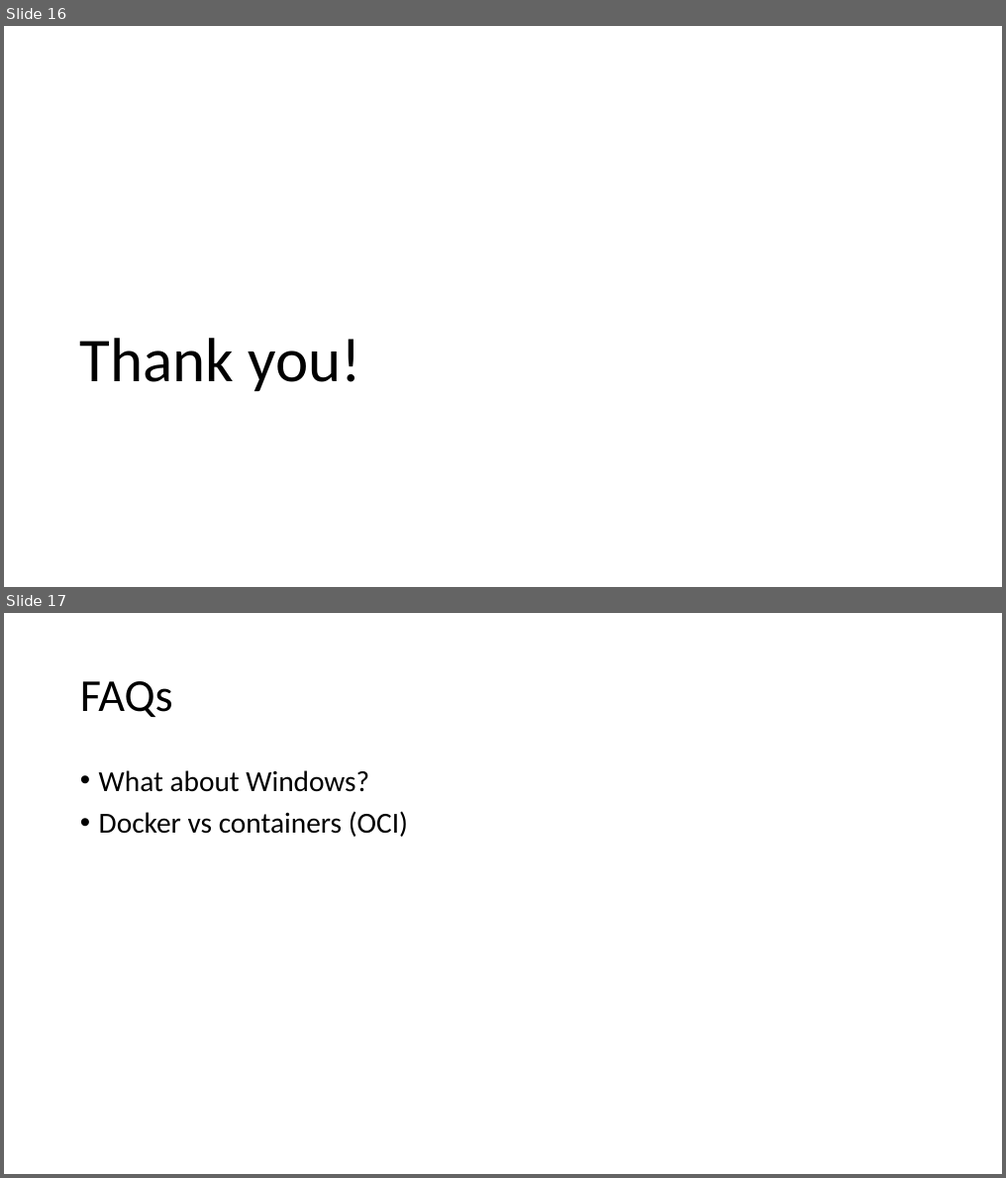
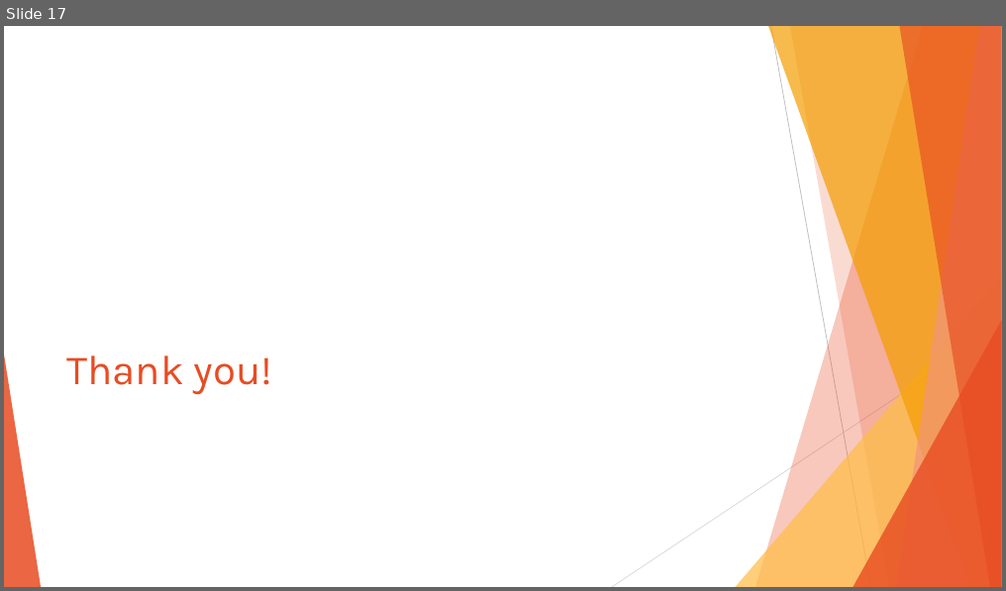
Before and after one commit to Ezekiel-DA/containerization_example, a slide deck: Containerization as an Open Science tool.pptx. Shown one above the other, each under a label of ours: slides 16 and 17 before the commit, slide 17 after it. The pictures are 1006x1178 and 1006x591 pixels, drawn with LibreOffice and Linux fonts; fonts in the diff are those of the drawing. Boxes give left, top, right and bottom in pixels: in the first picture for what was removed or moved away, otherwise in the second. Text is boxed around its words. In the diff, an @@ line names an element or a change of style, - is before the commit and + after.

```diff
--- a/Containerization as an Open Science tool.pptx
+++ b/Containerization as an Open Science tool.pptx
@@ slide 17 removed at (4,613,1002,1174), background #FFFFFF @@
@@ title removed at (80,681,173,717) @@
-FAQs
@@ text removed at (99,770,408,837) @@
-• What about Windows?
-• Docker vs containers (OCI)
@@ what was slide 16 is now slide 17 @@
@@ slide 17 changed as well @@
@@ title "Thank you!": place and size @@
-title "Thank you!" at (79,338,361,391)
+title "Thank you!" at (67,356,272,395)
@@ title "Thank you!" at (67,356,272,395): size 60 to 40 pt, font Calibri to Karla, text colour #000000 to #E84C22; line spacing 0.9 to 1 @@
@@ group added at (4,26,1002,587): 5 freeform shapes, 3 triangles, 2 lines @@
```
Also in this commit, not shown: 14 other slides changed, 3 slides added, 2 other slides removed.
